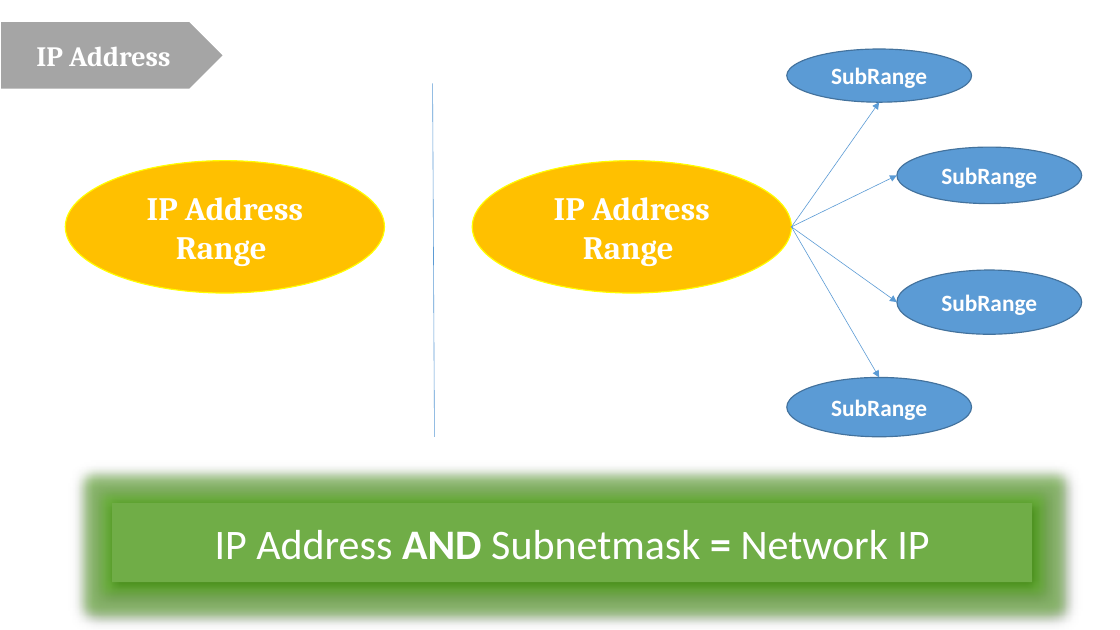
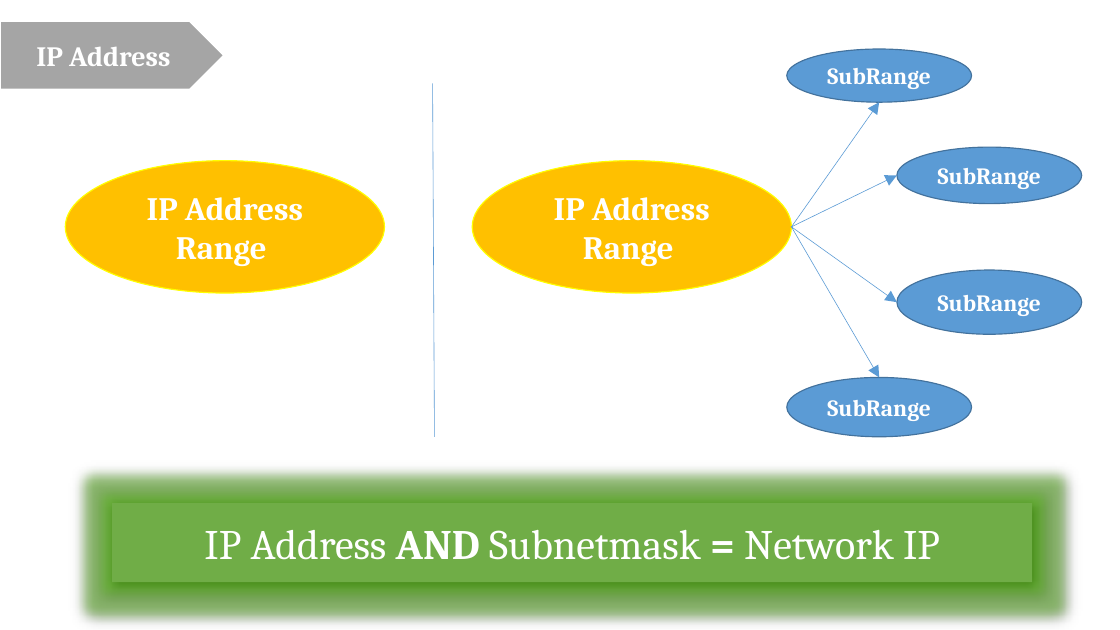
Before and after one commit to haltt051093/IMS-datacenter, a slide deck: slide 24 of Document/Presentation/IMS_20160422_Presentation.pptx (slide 22 before the commit). Drawn at 1120x630 pixels with LibreOffice and Linux fonts; fonts in the diff are those of the drawing. Boxes give left, top, right and bottom in pixels: in the first picture for what was removed or moved away, otherwise in the second. Text is boxed around its words. In the diff, an @@ line names an element or a change of style, - is before the commit and + after.

```diff
--- a/Document/Presentation/IMS_20160422_Presentation.pptx
+++ b/Document/Presentation/IMS_20160422_Presentation.pptx
@@ font Calibri to Cambria in 5 elements at [897, 147, 1082, 203], [897, 270, 1082, 334], [787, 377, 972, 437], [787, 49, 972, 102], [112, 503, 1033, 582] @@
```
Also in this commit, not shown: 6 other slides changed, 2 slides added, 1 other file.
